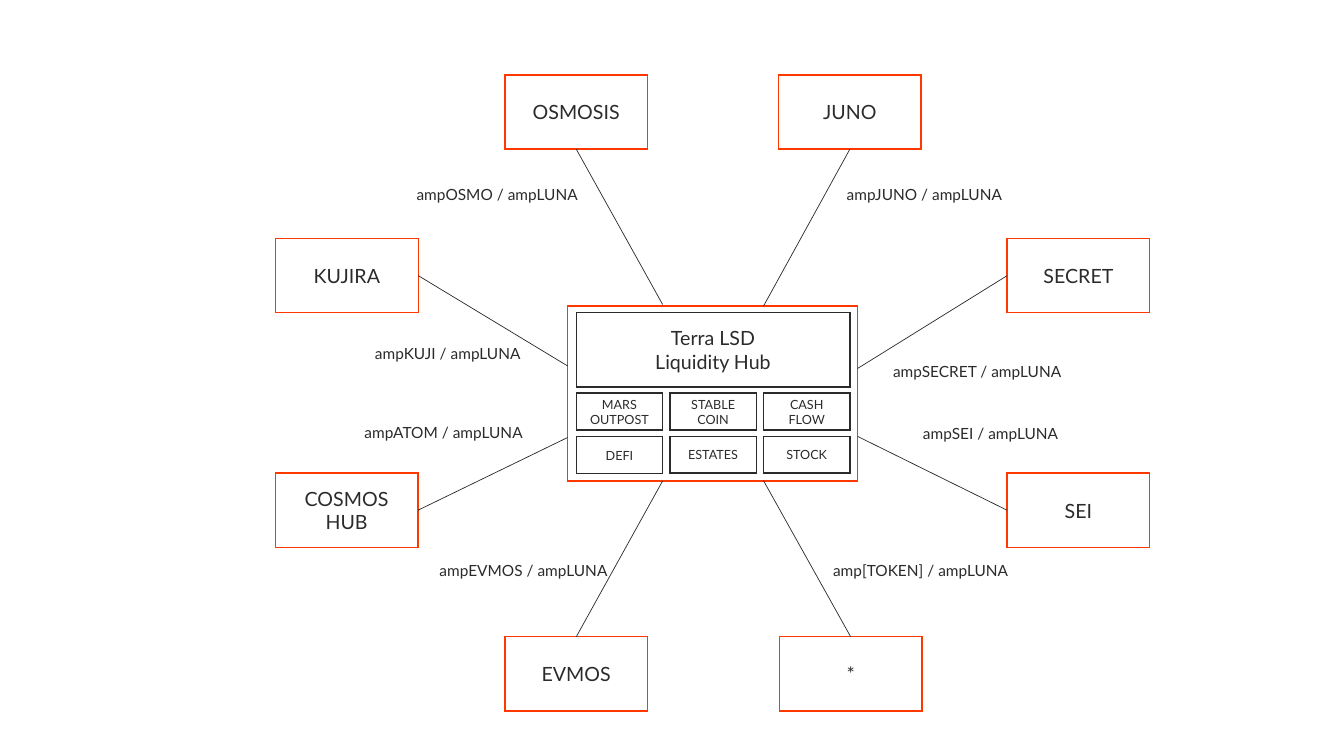
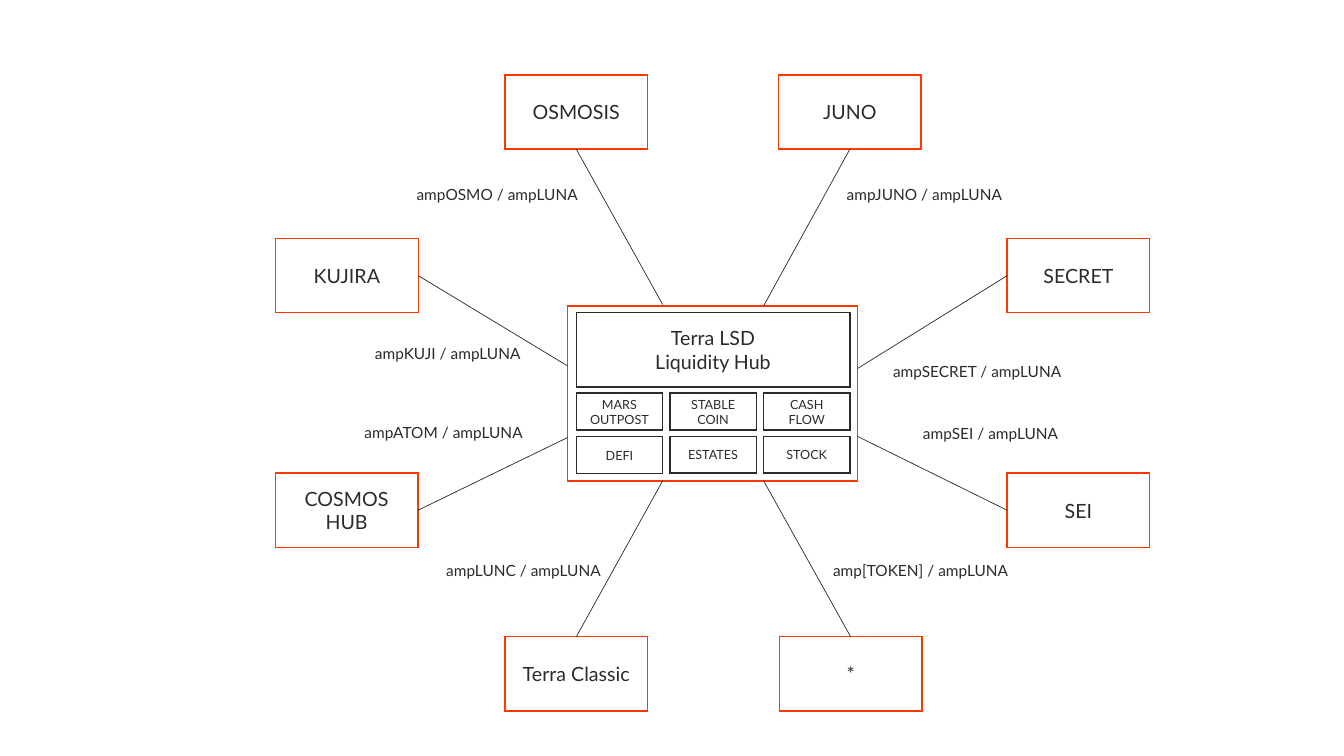
Before and after one commit to erisprotocol/docs, a slide deck: slide 20 of _assets/eris.pptx. Drawn at 1344x756 pixels with LibreOffice and Linux fonts; fonts in the diff are those of the drawing. Boxes give left, top, right and bottom in pixels: in the first picture for what was removed or moved away, otherwise in the second. Text is boxed around its words. In the diff, an @@ line names an element or a change of style, - is before the commit and + after.

```diff
--- a/_assets/eris.pptx
+++ b/_assets/eris.pptx
@@ text at (446, 565, 601, 579): text changed @@
-ampEVMOS / ampLUNA
+ampLUNC / ampLUNA
@@ text in rectangle at (523, 666, 630, 681): text changed @@
-EVMOS
+Terra Classic
```
Also in this commit, not shown: 1 other slide changed, 5 other files.
